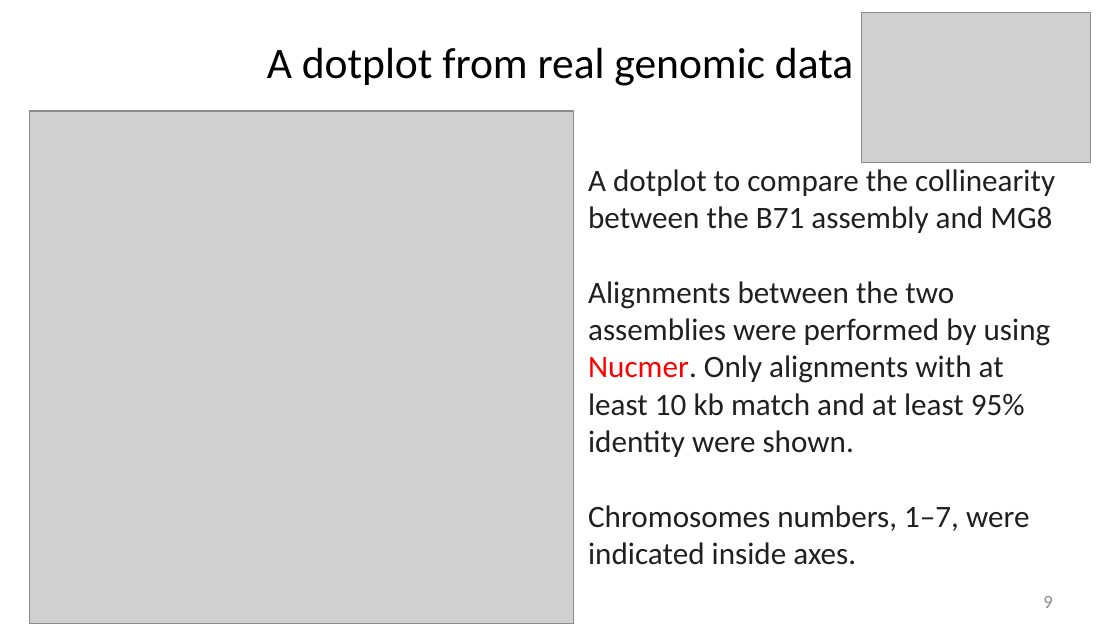
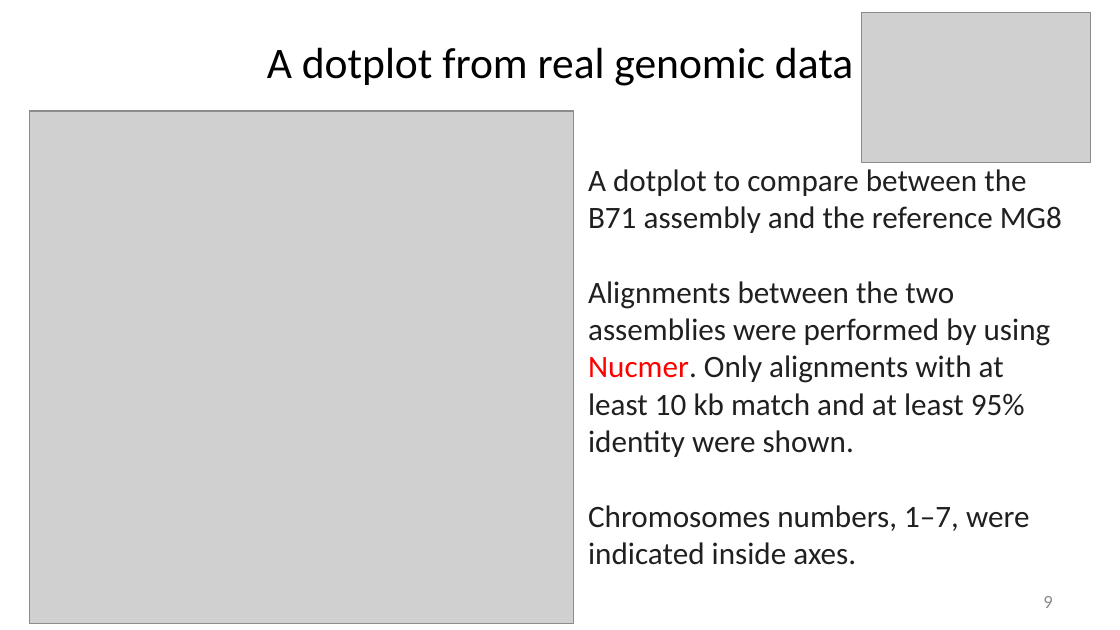
Before and after one commit to liu3zhenlab/teaching, a slide deck: slide 9 of PLPTH813Bioinformatis/2025/1_lecture/lecture04_alignment_I.pptx. Drawn at 1120x630 pixels with LibreOffice and Linux fonts; fonts in the diff are those of the drawing; grey boxes stand for pictures. Boxes give left, top, right and bottom in pixels: in the first picture for what was removed or moved away, otherwise in the second. Text is boxed around its words. In the diff, an @@ line names an element or a change of style, - is before the commit and + after.

```diff
--- a/PLPTH813Bioinformatis/2025/1_lecture/lecture04_alignment_I.pptx
+++ b/PLPTH813Bioinformatis/2025/1_lecture/lecture04_alignment_I.pptx
@@ text at (588, 169, 1062, 233): text changed @@
-A dotplot to compare the collinearity between the B71 assembly and MG8
+A dotplot to compare between the B71 assembly and the reference MG8
```
Also in this commit, not shown: 4 other slides changed.
